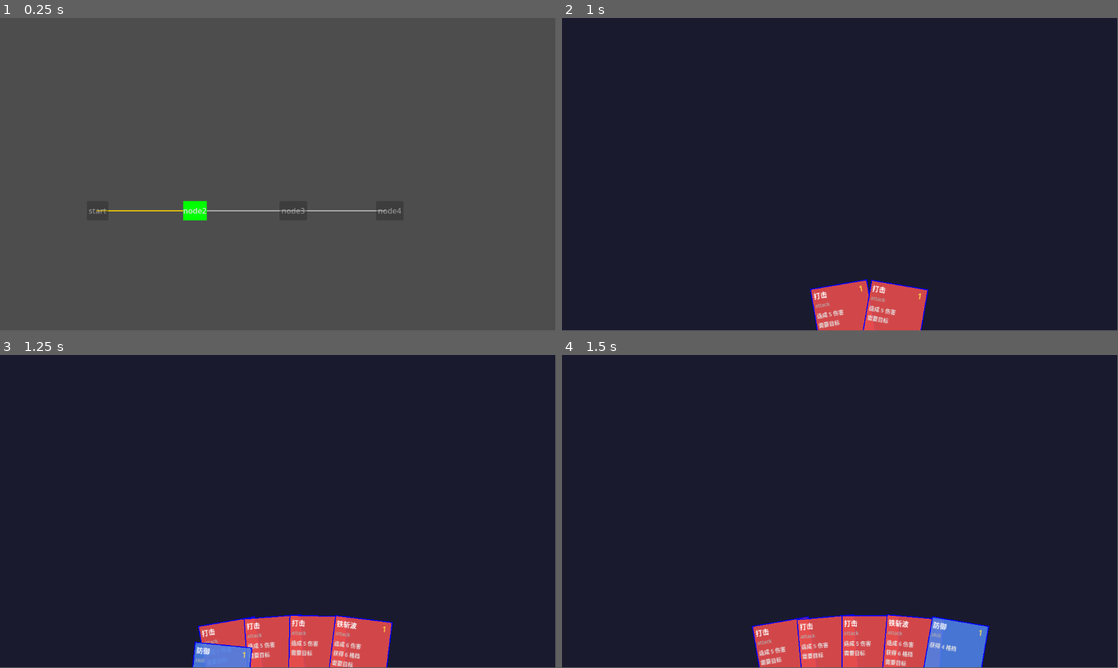
Above: before the commit, frames 1-4 (two rows, left to right).
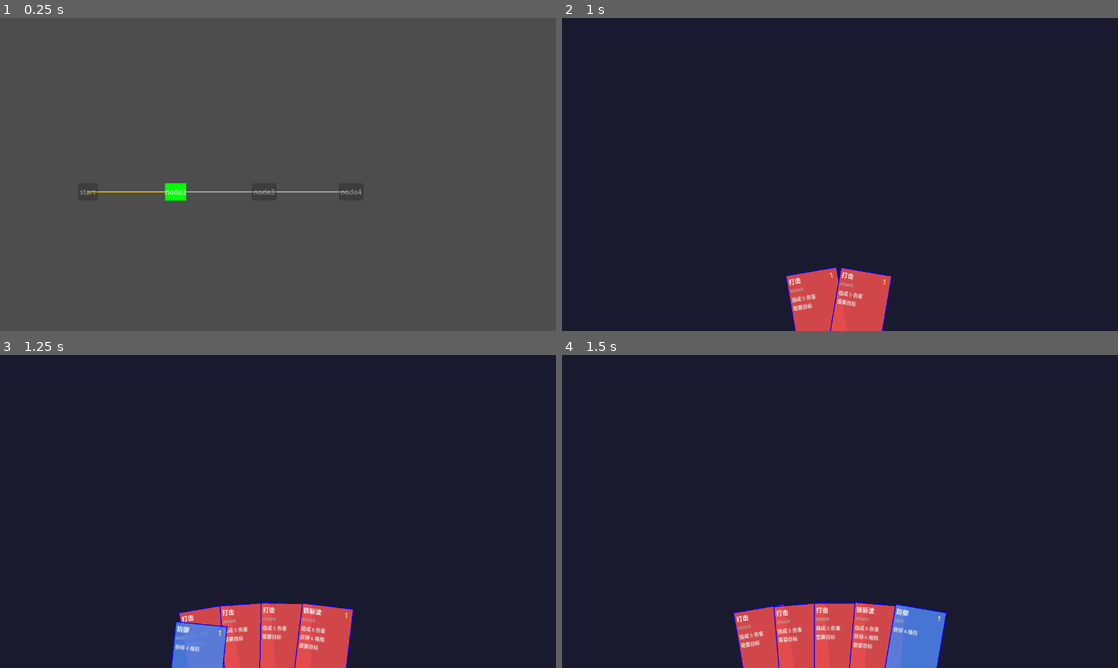
Above: after the commit, the same moments.

Repository: FiveMarksCoding/CardGame
Game: Godot game, scene res://scenes/Main.tscn
Same seed, same stepped clock (60 frames per second), same inputs: the game is played once before the commit and once after it.
Inputs:
- Up to frame 1 (0.25 s): no input
- Up to frame 2 (1 s): click "node2" at 0.5 s
- Up to frame 3 (1.25 s): no input
- Up to frame 4 (1.5 s): click "node3" at 1.25 s
In our replay, the window is 799x449 before the commit and 800x450 after it. These sizes can differ from the game's own. Grey fills any space a smaller window leaves; there, only what the larger window draws over its background counts as a difference.

The runs differ from the first frame. In frame 1, 1.0% of the frame differs, in the area x 14-73%, y 52-65%; in frame 2, 3.0%; in frame 3, 5.0%; in frame 4, 5.8%, in the area x 30-77%, y 78-100%.

Commit message:
放弃打出反馈

Diff:
--- a/card-game/project.godot
+++ b/card-game/project.godot
@@ -19,6 +19,11 @@
 
 GameState="*uid://btn4v3v6swnjn"
 
+[display]
+
+window/size/viewport_width=1280
+window/size/viewport_height=720
+
 [physics]
 
 3d/physics_engine="Jolt Physics"
--- a/card-game/scenes/battle/Battle.tscn
+++ b/card-game/scenes/battle/Battle.tscn
@@ -9,11 +9,13 @@
 script = SubResource("GDScript_omw3i")
 
 [node name="ColorRect" type="ColorRect" parent="." unique_id=616077054]
-anchors_preset = -1
-anchor_right = 1.0
-anchor_bottom = 1.0
-offset_right = 1280.0
-offset_bottom = 720.0
+anchors_preset = 8
+anchor_left = 0.5
+anchor_top = 0.5
+anchor_right = 0.5
+anchor_bottom = 0.5
+offset_right = 1920.0
+offset_bottom = 1080.0
 grow_horizontal = 2
 grow_vertical = 2
 color = Color(0.101960786, 0.101960786, 0.18039216, 1)
--- a/card-game/scripts/battle/CardUI.gd
+++ b/card-game/scripts/battle/CardUI.gd
@@ -23,6 +23,10 @@
 signal hand_hover_entered();
 signal hand_hover_exited();
 # 拖拽
+# CardUI.gd - 在信号区域添加
+signal drag_started(card: BattleCardUI,mouse_pos: Vector2);
+signal drag_ended(card: BattleCardUI,mouse_pos: Vector2);
+signal drag_moved(card: BattleCardUI,mouse_pos: Vector2);
 var is_dragging: bool=0;
 var drag_start: Vector2=Vector2.ZERO;
 # 卡牌渲染。临时
@@ -162,12 +166,12 @@
 	hover_entered.emit(self);
 	hand_hover_entered.emit();
 	#emit(self)表示发射信号，并将自己（本张牌）作为参数发射
-	print("鼠标进入了卡牌");
+	#print("鼠标进入了卡牌");
 func _on_mouse_exited() -> void:
 	is_hovered = false
 	hover_exited.emit(self);
 	hand_hover_exited.emit();
-	print("鼠标离开了卡牌");
+	#print("鼠标离开了卡牌");
 # 对外接口（供父节点调用）
 func get_card_data() -> CardData:
 	return card_data
@@ -195,23 +199,25 @@
 		tween.tween_callback(callback);
 # 拖拽
 func _on_hitbox_gui_input(event: InputEvent):
-	if (event is InputEventMouseButton) and (event.button_index == MOUSE_BUTTON_LEFT):
+	if (event is InputEventMouseButton) && (event.button_index == MOUSE_BUTTON_LEFT):
 		if event.pressed:
-			is_dragging = true
-			drag_start = get_global_mouse_position()
-			var tween = create_tween()
-			tween.tween_property(_inner, "scale", Vector2(1.1, 1.1), 0.1)
+			is_dragging=1;
+			drag_start=get_global_mouse_position();
+			drag_started.emit(self,drag_start);
+			var tween=create_tween();
+			tween.tween_property(_inner,"scale",Vector2(1.1, 1.1),0.1);
 		else:
 			if is_dragging:
-				var pos = get_global_mouse_position()
-				var hand_container = get_parent()
-				if hand_container and hand_container.has_method("try_play_card"):
-					hand_container.try_play_card(self, pos)
-				is_dragging = false
+				var pos=get_global_mouse_position();
+				var hand_container=get_parent();
+				if hand_container && hand_container.has_method("try_play_card"):
+					hand_container.try_play_card(self,pos);
+				drag_ended.emit(self,pos);
+				is_dragging=0;
 func _process(delta: float):
 	if is_dragging:
-		global_position=get_global_mouse_position()-(size/2);
-		# 卡牌跟随鼠标
+		global_position=get_global_mouse_position()-(size/2);   # 卡牌跟随鼠标
+		drag_moved.emit(self,get_global_mouse_position());
 # 弃牌动画
 # 弃牌后子节点先销毁，需要单独动画
 func play_discard_animation() -> void:
--- a/card-game/scripts/battle/HandContainer.gd
+++ b/card-game/scripts/battle/HandContainer.gd
@@ -7,8 +7,8 @@
 const CARD_WIDTH: float=120.0
 const CARD_HEIGHT: float=160.0;
 const CARD_SPACING: float=10.0;
-const HOVER_UP_OFFSET: float=-60.0;  # 上移距离（负值表示向上）
-const CARD_y: int=30;
+const HOVER_UP_OFFSET: float=-30.0;  # 上移距离（负值表示向上）
+const CARD_y: int=60;
 const SCATTER_OFFSET_LEFT=60.0;      # 左撤退距离
 const SCATTER_OFFSET_RIGHT=90.0;     # 右撤退距离
 const MAX_ANGLE_DEG=15.0;   	# 最大倾斜角度（弧度）
@@ -24,11 +24,13 @@
 var current_x_offsets: Array[float]=[];  # 每张牌独立的水平偏移
 var t_pos: Array[Vector2]=[];  # 存储计算好的目标位置
 var t_rot: Array[float]=[];      # 方向
+var drag_active: bool=0;
+var drag_card: BattleCardUI=null;
 
 func _ready ():
 	mouse_filter=Control.MOUSE_FILTER_IGNORE;
 	#HandContainer 不应该拦截鼠标事件
-	hover_count = 0;
+	hover_count=0;
 	current_x_offsets=[];
 	for i in range(hands.size()):
 		current_x_offsets.append(0.0);
@@ -61,7 +63,6 @@
 	var start_x=(size.x-total_width)/2.0;
 	var y_offset=CARD_y;
 	for i in range(n):
-		var card=hands[i];
 		# 离散化
 		var t: float;
 		if n==1:
@@ -99,7 +100,7 @@
 		tween.tween_property(i,"scale",Vector2(scale_target,scale_target),0.15);
 # 单卡选中
 func _on_card_hover_entered(card: BattleCardUI):
-	print("悬停触发")   # ← 加这行
+	#print("悬停触发")   # ← 加这行
 	card.select_card();
 	_spread_cards(card);
 func _on_card_hover_exited(card: BattleCardUI):
@@ -143,6 +144,8 @@
 
 	for i in range(hands.size()):
 		var card = hands[i]
+		if (card==drag_card && drag_active) || !animate:
+			continue;
 		var base_pos = base_positions[i]
 		var x_offset = current_x_offsets[i] if i < current_x_offsets.size() else 0.0
 		var target_pos = Vector2(base_pos.x + x_offset, base_pos.y + current_y_offset)
@@ -160,15 +163,14 @@
 			card.rotation = target_rot
 func _on_hand_hover_entered():
 	hover_count+=1;
-	if hover_count==1:
-		# 如果计时器正在运行，取消它（说明鼠标又回来了）
-		exit_timer=0.0
+	if hover_count==1 && !drag_active:
+		exit_timer=0.0;
 		is_hovering=1;
 		_move_cards(HOVER_UP_OFFSET);
+
 func _on_hand_hover_exited():
-	hover_count-=1;
-	if hover_count==0:
-		# 启动延迟计时器，而不是立即下移
+	hover_count-=1
+	if hover_count==0 && !drag_active:
 		exit_timer=EXIT_DELAY;
 func _process(delta):
 	if exit_timer>0:
@@ -221,6 +223,9 @@
 	card.hover_exited.connect(_on_card_hover_exited);
 	card.hand_hover_entered.connect(_on_hand_hover_entered);
 	card.hand_hover_exited.connect(_on_hand_hover_exited);
+	card.drag_started.connect(_on_card_drag_started);
+	card.drag_ended.connect(_on_card_drag_ended);
+	card.drag_moved.connect(_on_card_drag_moved);
 	add_child(card);
 	hands.append(card);
 	var s_pos=Vector2(-100,720-50);
@@ -242,10 +247,73 @@
 	_arrange_cards();
 	# 让卡牌播放“弃牌动画”，动画结束后自动销毁
 	card.play_discard_animation();
-
-# HandContainer.gd - 实现 try_play_card
+# 手牌区域计算
+func _get_hand_area () -> Rect2:
+	#print(base_positions);
+	if !base_positions.size():
+		return Rect2();
+	var min_x=base_positions[0].x;
+	var max_x=base_positions[0].x+CARD_WIDTH;
+	var min_y=base_positions[0].y;
+	var max_y=base_positions[0].y+CARD_HEIGHT;
+	for i in base_positions:
+		min_x=min(min_x,i.x);
+		max_x=max(max_x,i.x+CARD_WIDTH);
+		min_y=min(min_y,i.y);
+		max_y=max(max_y,i.y+CARD_HEIGHT);
+	var t=20.0;  # margin
+	return Rect2(min_x-t,min_y-t,max_x-min_x+t*2,max_y-min_y+t*2);
+@warning_ignore("unused_parameter")
 func try_play_card(card: BattleCardUI, mouse_pos: Vector2) -> void:
-	# 先判断鼠标是否在有效目标区域内
-	# 暂时统一用一个固定位置
-	var target = Vector2(640,150)  # 屏幕中央偏上
-	play_card(card, target)
+	var local_mouse=get_local_mouse_position();
+	var hand_area=_get_hand_area();
+	#print(local_mouse);
+	#print(hand_area);
+	if hand_area.has_point(local_mouse):
+		print("鼠标在手牌区域内，取消打出");
+		_cancel_play(card);
+		return;
+	print("鼠标已离开手牌区，执行打出");
+	var target=Vector2(800,150);
+	play_card(card, target);
+func _cancel_play(card: BattleCardUI):
+	card.set_interactive(1);
+	var index=hands.find(card);
+	if index!=-1:
+		@warning_ignore("shadowed_variable")
+		var t_pos=base_positions[index];
+		var tar_rot=t_rot[index];
+		var tween=create_tween();
+		tween.set_ease(Tween.EASE_OUT);
+		tween.set_trans(Tween.TRANS_QUINT);
+		tween.tween_property(card,"position",t_pos,0.2);
+		tween.parallel().tween_property(card,"rotation",tar_rot,0.2);
+	else:
+		print("错误：手上有未知卡牌");
+		card.queue_free();
+# 拖拽控制手牌上浮
+func _on_card_drag_started(card: BattleCardUI, mouse_pos: Vector2):
+	drag_active=1;
+	drag_card=card;
+	_update_drag_float(mouse_pos);
+func _on_card_drag_moved(card: BattleCardUI, mouse_pos: Vector2):
+	if drag_active:
+		_update_drag_float(mouse_pos)
+func _on_card_drag_ended(card: BattleCardUI, mouse_pos: Vector2):
+	drag_active=0;
+	drag_card=null;
+	_update_float_from_hover();
+func _update_drag_float (pos: Vector2):
+	var local_mouse=get_local_mouse_position();
+	var hand_area=_get_hand_area();
+	if hand_area.has_point(local_mouse):
+		if current_y_offset!=HOVER_UP_OFFSET:
+			_move_cards(HOVER_UP_OFFSET);
+	else:
+		if current_y_offset!=0.0:
+			_move_cards(0.0);
+func _update_float_from_hover ():
+	if hover_count>0:
+		_move_cards(HOVER_UP_OFFSET);
+	else:
+		_move_cards(0.0);
